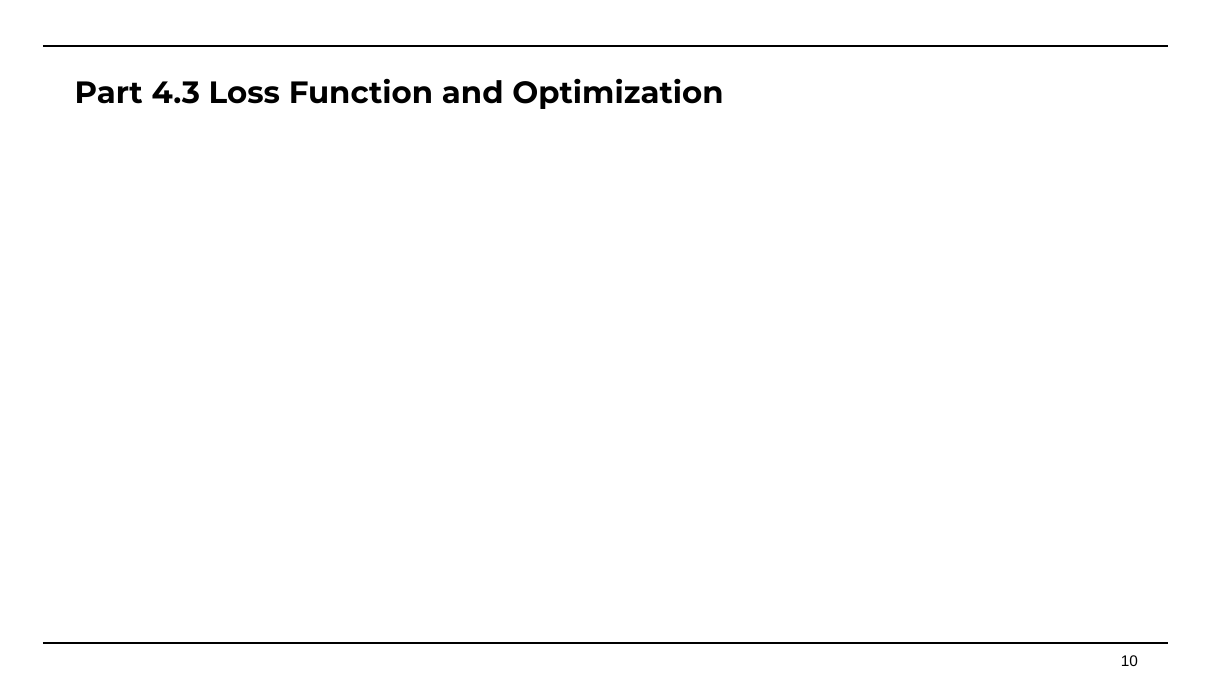
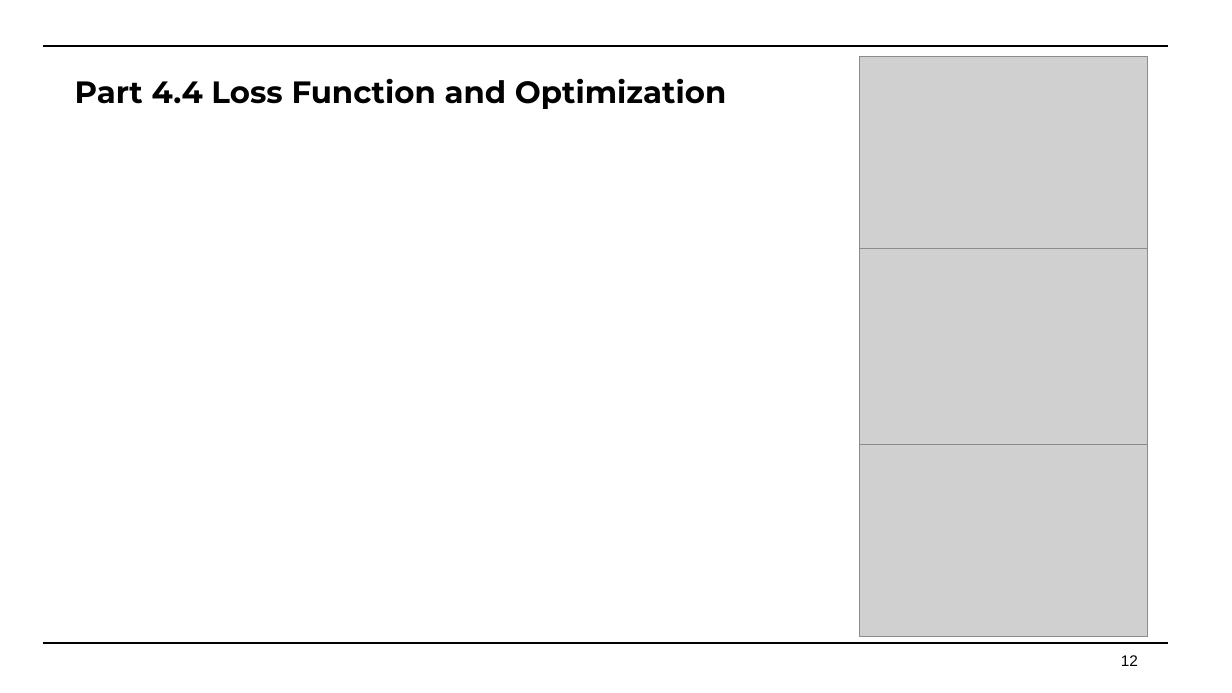
Before and after one commit to Faran-sward/ML-course-project, a slide deck: slide 12 of DOC&PPT/Machine+Learning+Course+Project.pptx (slide 10 before the commit). Drawn at 1232x693 pixels with LibreOffice and Linux fonts; fonts in the diff are those of the drawing; grey boxes stand for pictures. Boxes give left, top, right and bottom in pixels: in the first picture for what was removed or moved away, otherwise in the second. Text is boxed around its words. In the diff, an @@ line names an element or a change of style, - is before the commit and + after.

```diff
--- a/DOC&PPT/Machine+Learning+Course+Project.pptx
+++ b/DOC&PPT/Machine+Learning+Course+Project.pptx
@@ picture added at (x1=860, y1=56, x2=1148, y2=249) @@
@@ title at (x1=75, y1=78, x2=726, y2=109): text changed @@
-Part 4.3 Loss Function and Optimization
+Part 4.4 Loss Function and Optimization
@@ picture added at (x1=860, y1=249, x2=1148, y2=444) @@
@@ picture added at (x1=860, y1=438, x2=1148, y2=637) @@
@@ page number at (x1=1121, y1=655, x2=1138, y2=666): text changed @@
-10
+12
```
Also in this commit, not shown: 9 other slides changed, 4 slides added.
